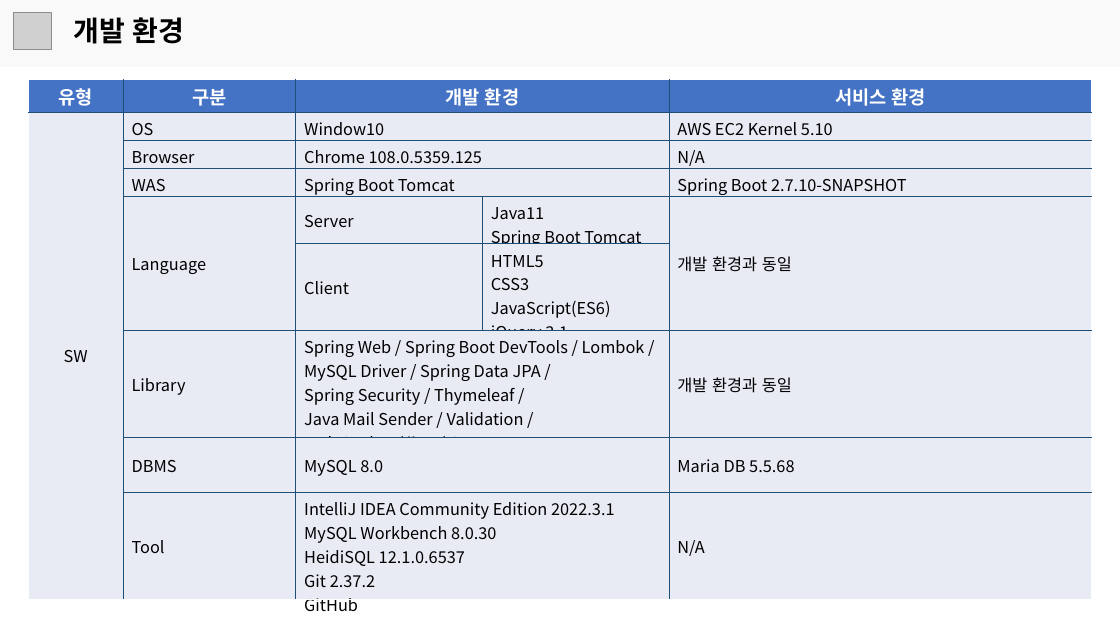
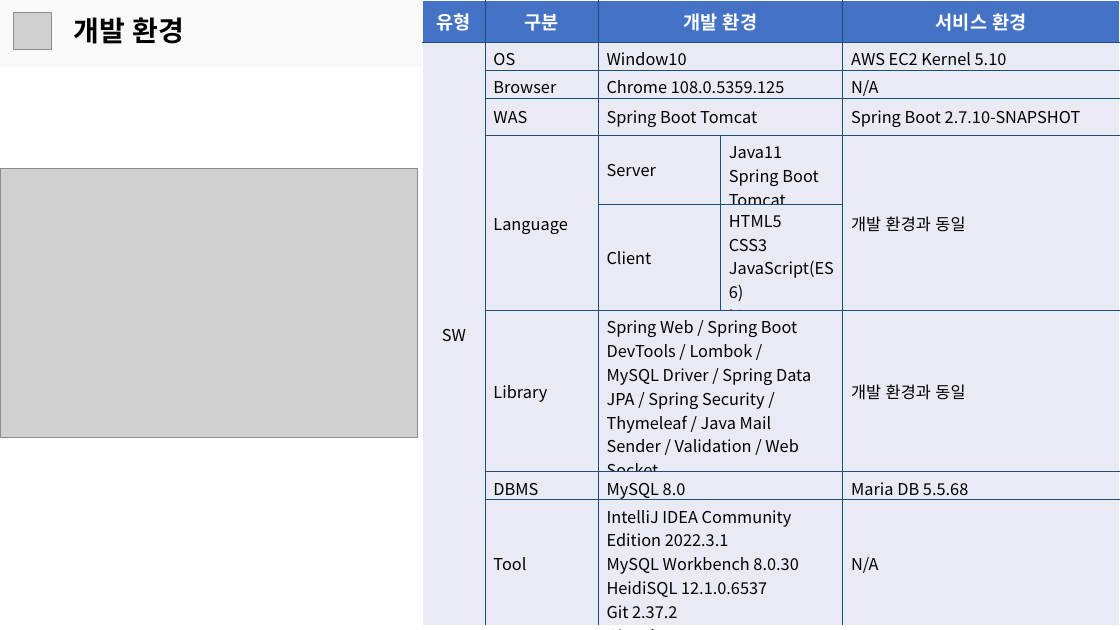
Before and after one commit to JGwanghou/Photostagram_, a slide deck: slide 6 of 프로젝트 발표 보고서.pptx. Drawn at 1120x630 pixels with LibreOffice and Linux fonts; fonts in the diff are those of the drawing; grey boxes stand for pictures. Boxes give left, top, right and bottom in pixels: in the first picture for what was removed or moved away, otherwise in the second. Text is boxed around its words. In the diff, an @@ line names an element or a change of style, - is before the commit and + after.

```diff
--- a/프로젝트 발표 보고서.pptx
+++ b/프로젝트 발표 보고서.pptx
@@ table at box(423, 0, 1120, 626) @@
-row 7, column 3: Spring Web / Spring Boot DevTools / Lombok / / MySQL Driver / Spring Data JPA / / Spring Security / Thymeleaf / / Java Mail Sender / Validation / / Web Socket / jjwt / Gson
+row 7, column 3: Spring Web / Spring Boot DevTools / Lombok / / MySQL Driver / Spring Data JPA / Spring Security / Thymeleaf / Java Mail Sender / Validation / Web Socket
@@ table: place and size @@
-table at box(28, 79, 1092, 615)
+table at box(423, 0, 1120, 626)
@@ picture added at box(0, 169, 417, 438) @@
```
Also in this commit, not shown: 5 other slides changed, 5 slides added.
